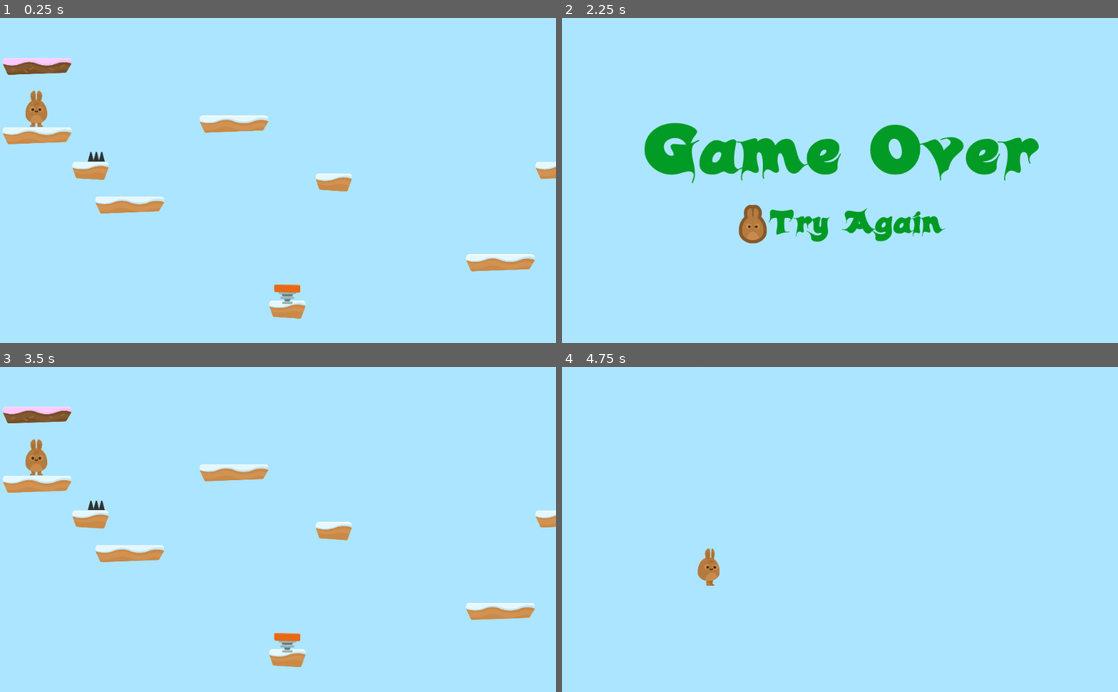
Above: before the commit, frames 1-4 (two rows, left to right).
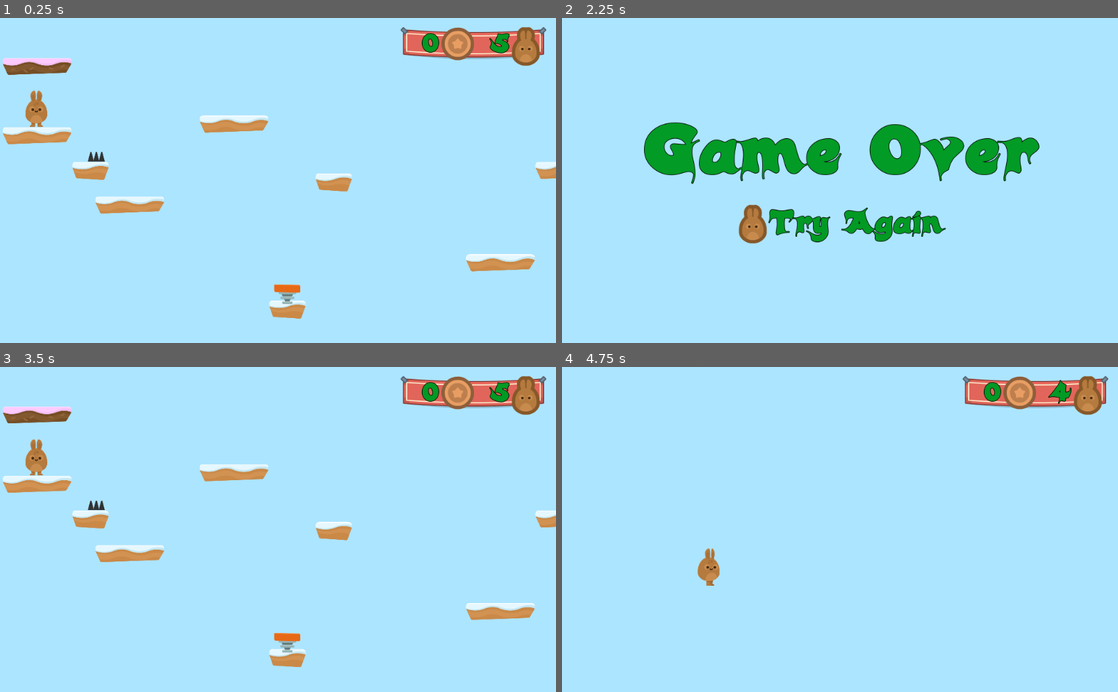
Above: after the commit, the same moments.

Repository: flypadre/Hoppy-Days
Game: Godot game, scene res://Levels/Level1.tscn
Two runs of this game, one before a commit and one after it. Both use one fixed random seed, a clock stepped at 60 frames per second and the inputs below.
Inputs (mouse positions are in pixels of both pictures, inside the frame that each line leads up to):
- Up to frame 1 (0.25 s): no input
- Up to frame 2 (2.25 s): hold D (right) 0.53-2.03 s; tap W (jump) at 0.77, 1.52 s; hold A (left) from 2.03 s (still down)
- Up to frame 3 (3.5 s): release A (left) at 2.75 s; click (189, 575) at 2.75 s
- Up to frame 4 (4.75 s): hold D (right) from 3.53 s (still down); tap W (jump) at 3.77, 4.52 s

The runs differ from the first frame. In frame 1, 2.3% of the frame differs, in the area x 72-99%, y 2-15%; in frame 2, 1.7%; in frame 3, 2.3%; in frame 4, 2.3%.

Commit message:
Created a gamestate node and gui interface to the game adding a lives and coins counter.

Diff:
--- /dev/null
+++ b/GUI/GUI.gd
@@ -0,0 +1,7 @@
+extends CanvasLayer
+
+func _ready():
+	$Control/TextureRect/HBoxContainer/LifeCount.text = "3"
+
+func update_lives(lives_left):
+	$Control/TextureRect/HBoxContainer/LifeCount.text = String(lives_left)
--- /dev/null
+++ b/GUI/GUI.tscn
@@ -0,0 +1,74 @@
+[gd_scene load_steps=7 format=2]
+
+[ext_resource path="res://GUI/GUI.gd" type="Script" id=1]
+[ext_resource path="res://GFX/HUD/bannerHanging.png" type="Texture" id=2]
+[ext_resource path="res://Fonts/candles_.ttf" type="DynamicFontData" id=3]
+[ext_resource path="res://GFX/HUD/coin_bronze.png" type="Texture" id=4]
+[ext_resource path="res://GFX/HUD/lifes.png" type="Texture" id=5]
+
+[sub_resource type="DynamicFont" id=1]
+size = 48
+outline_size = 1
+outline_color = Color( 0, 0, 0, 1 )
+use_filter = true
+font_data = ExtResource( 3 )
+
+[node name="GUI" type="CanvasLayer" groups=[
+"GUI",
+]]
+script = ExtResource( 1 )
+
+[node name="Control" type="Control" parent="."]
+anchor_right = 1.0
+anchor_bottom = 1.0
+margin_top = -1.29236
+margin_bottom = -1.29236
+
+[node name="TextureRect" type="TextureRect" parent="Control"]
+anchor_left = 1.0
+anchor_right = 1.0
+margin_left = -286.0
+margin_top = 18.0
+margin_bottom = 59.0
+texture = ExtResource( 2 )
+
+[node name="HBoxContainer" type="HBoxContainer" parent="Control/TextureRect"]
+anchor_right = 1.0
+anchor_bottom = 1.0
+margin_left = 10.0
+margin_right = -30.0
+margin_bottom = 12.0
+alignment = 1
+
+[node name="CoinCount" type="Label" parent="Control/TextureRect/HBoxContainer"]
+margin_top = 4.0
+margin_right = 61.0
+margin_bottom = 66.0
+size_flags_horizontal = 3
+custom_fonts/font = SubResource( 1 )
+custom_colors/font_color = Color( 0.00784314, 0.607843, 0.145098, 1 )
+text = "0"
+align = 2
+
+[node name="Coinicon" type="TextureRect" parent="Control/TextureRect/HBoxContainer"]
+margin_left = 65.0
+margin_right = 125.0
+margin_bottom = 71.0
+texture = ExtResource( 4 )
+
+[node name="LifeCount" type="Label" parent="Control/TextureRect/HBoxContainer"]
+margin_left = 129.0
+margin_top = 4.0
+margin_right = 190.0
+margin_bottom = 66.0
+size_flags_horizontal = 3
+custom_fonts/font = SubResource( 1 )
+custom_colors/font_color = Color( 0.00784314, 0.607843, 0.145098, 1 )
+text = "0"
+align = 2
+
+[node name="Lifeicon" type="TextureRect" parent="Control/TextureRect/HBoxContainer"]
+margin_left = 194.0
+margin_right = 246.0
+margin_bottom = 71.0
+texture = ExtResource( 5 )
--- a/Hazards/Hazards.gd
+++ b/Hazards/Hazards.gd
@@ -3,4 +3,5 @@
 
 
 func _on_SpikeTop_body_entered(body):
-	body.hurt()
+	#body.hurt()
+	get_tree().call_group("Gamestate", "hurt")
--- a/Levels/GameOver.tscn
+++ b/Levels/GameOver.tscn
@@ -7,11 +7,16 @@
 
 [sub_resource type="DynamicFont" id=1]
 size = 128
+outline_size = 1
+outline_color = Color( 0, 0, 0, 1 )
 use_filter = true
 font_data = ExtResource( 3 )
 
 [sub_resource type="DynamicFont" id=2]
 size = 60
+outline_size = 1
+outline_color = Color( 0, 0, 0, 1 )
+use_filter = true
 font_data = ExtResource( 3 )
 
 [node name="GameOver" type="Control"]
--- /dev/null
+++ b/Levels/GameState.gd
@@ -0,0 +1,23 @@
+extends Node2D
+
+var lives = 5
+
+func _ready():
+	add_to_group("Gamestate")
+	update_GUI()
+
+
+func hurt():
+	lives -= 1
+	$Player.hurt()
+	update_GUI()
+	if lives < 0:
+		end_game()
+
+
+func update_GUI():
+	get_tree().call_group("GUI", "update_lives", lives)
+
+
+func end_game():
+	get_tree().change_scene("res://Levels/GameOver.tscn")
--- a/Levels/Level1.tscn
+++ b/Levels/Level1.tscn
@@ -1,18 +1,21 @@
-[gd_scene load_steps=6 format=2]
+[gd_scene load_steps=8 format=2]
 
-[ext_resource path="res://Player/Player.tscn" type="PackedScene" id=1]
-[ext_resource path="res://Levels/Tileset.tres" type="TileSet" id=2]
-[ext_resource path="res://Hazards/SpikeTop.tscn" type="PackedScene" id=3]
-[ext_resource path="res://Items/JumpPad.tscn" type="PackedScene" id=4]
-[ext_resource path="res://SFX/Chiptune_Adventures_1.ogg" type="AudioStream" id=5]
+[ext_resource path="res://Levels/GameState.gd" type="Script" id=1]
+[ext_resource path="res://Player/Player.tscn" type="PackedScene" id=2]
+[ext_resource path="res://Levels/Tileset.tres" type="TileSet" id=3]
+[ext_resource path="res://Hazards/SpikeTop.tscn" type="PackedScene" id=4]
+[ext_resource path="res://Items/JumpPad.tscn" type="PackedScene" id=5]
+[ext_resource path="res://SFX/Chiptune_Adventures_1.ogg" type="AudioStream" id=6]
+[ext_resource path="res://GUI/GUI.tscn" type="PackedScene" id=7]
 
 [node name="Level1" type="Node2D"]
+script = ExtResource( 1 )
 
-[node name="Player" parent="." instance=ExtResource( 1 )]
+[node name="Player" parent="." instance=ExtResource( 2 )]
 position = Vector2( 185.73, 273.082 )
 
 [node name="TileMap" type="TileMap" parent="."]
-tile_set = ExtResource( 2 )
+tile_set = ExtResource( 3 )
 collision_layer = 2
 format = 1
 tile_data = PoolIntArray( 0, 0, 0, 327697, 6, 0, 393216, 6, 0, 589830, 7, 0, 589870, 6, 0, 655387, 7, 0, 720947, 7, 0, 786440, 6, 0, 852022, 7, 0, 983097, 7, 0, 1114152, 6, 0, 1376279, 7, 0, 1376321, 6, 0, 1769484, 6, 0, 1769503, 6, 0 )
@@ -20,23 +23,27 @@
 [node name="Hazards" type="Node" parent="."]
 editor/display_folded = true
 
-[node name="SpikeTop" parent="Hazards" instance=ExtResource( 3 )]
+[node name="SpikeTop" parent="Hazards" instance=ExtResource( 4 )]
 position = Vector2( 517.255, 547.402 )
 
-[node name="SpikeTop2" parent="Hazards" instance=ExtResource( 3 )]
+[node name="SpikeTop2" parent="Hazards" instance=ExtResource( 4 )]
 position = Vector2( 832.156, 1698.6 )
 
-[node name="SpikeTop3" parent="Hazards" instance=ExtResource( 3 )]
+[node name="SpikeTop3" parent="Hazards" instance=ExtResource( 4 )]
 position = Vector2( 2047.79, 1701.53 )
 
-[node name="SpikeTop4" parent="Hazards" instance=ExtResource( 3 )]
+[node name="SpikeTop4" parent="Hazards" instance=ExtResource( 4 )]
 position = Vector2( 3551.19, 794.21 )
 
 [node name="JumpPads" type="Node" parent="."]
+editor/display_folded = true
 
-[node name="JumpPad" parent="JumpPads" instance=ExtResource( 4 )]
+[node name="JumpPad" parent="JumpPads" instance=ExtResource( 5 )]
 position = Vector2( 1571.08, 1308.94 )
 
-[node name="AudioStreamPlayer" type="AudioStreamPlayer" parent="."]
-stream = ExtResource( 5 )
+[node name="BGM" type="AudioStreamPlayer" parent="."]
+stream = ExtResource( 6 )
+volume_db = -15.146
 autoplay = true
+
+[node name="GUI" parent="." instance=ExtResource( 7 )]
--- a/Player/Player.gd
+++ b/Player/Player.gd
@@ -9,7 +9,7 @@
 
 
 var motion = Vector2(0,0)
-var lives = 3
+
 
 signal animate
 
@@ -23,7 +23,7 @@
 
 func apply_gravity():
 	if position.y > WORLD_LIMIT:
-		end_game()
+		get_tree().call_group("Gamestate", "end_game")
 	if is_on_floor() and motion.y > 0:
 		motion.y = 0
 	elif is_on_ceiling():
@@ -49,19 +49,13 @@
 func animate():
 	emit_signal("animate", motion)
 #
-func end_game():
-	get_tree().change_scene("res://Levels/GameOver.tscn")
-
 
 func hurt():
 	motion.y -= 1
 	yield(get_tree(), "idle_frame")
 	motion.y = -JUMP_SPEED
-	lives -= 1
 	$HurtSFX.play()
-	#print(String(lives))
-	if lives < 0:
-		end_game()
+
 
 func boost():
 	motion.y -= 1
--- a/Player/Player.tscn
+++ b/Player/Player.tscn
@@ -76,7 +76,9 @@
 
 [node name="JumpSFX" type="AudioStreamPlayer" parent="."]
 stream = ExtResource( 7 )
+volume_db = -10.0
 
 [node name="HurtSFX" type="AudioStreamPlayer" parent="."]
 stream = ExtResource( 8 )
+volume_db = -10.0
 [connection signal="animate" from="." to="PlayerAnimation" method="_on_Player_animate"]
